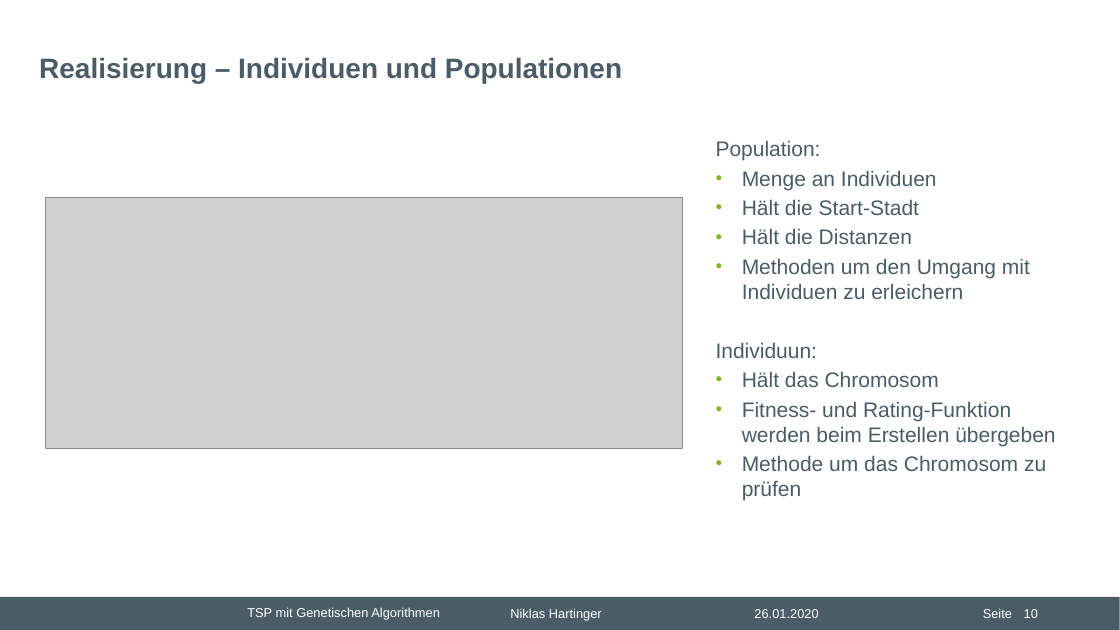
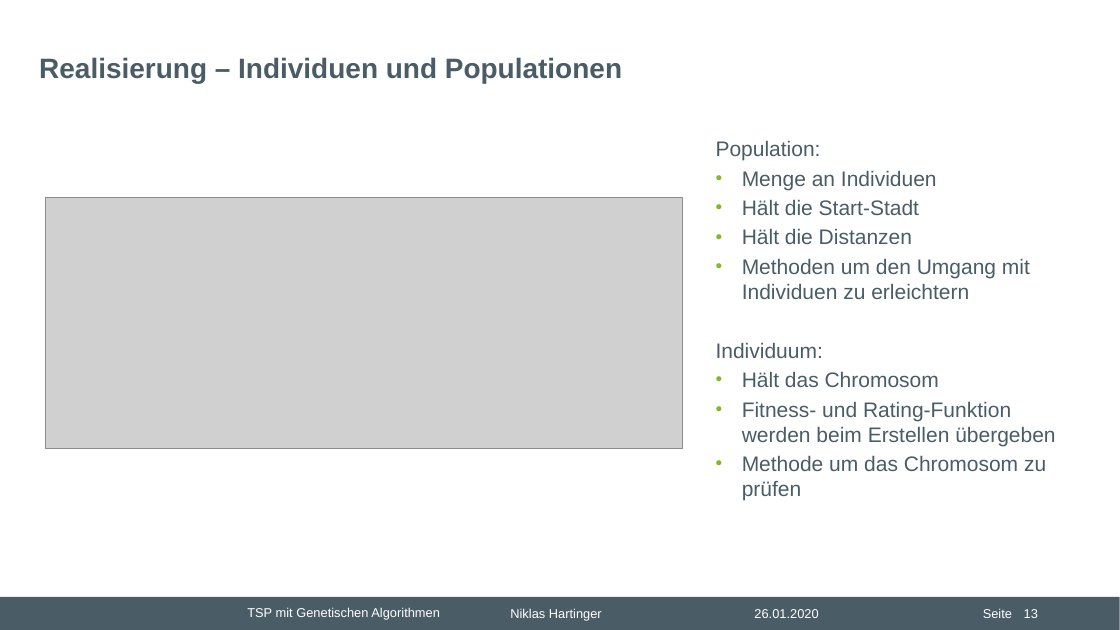
Before and after one commit to nhrt/Genetic-Algorithms, a slide deck: slide 13 of Projektvortrag/Präsentation Projektvortrag.pptx (slide 10 before the commit). Drawn at 1120x630 pixels with LibreOffice and Linux fonts; fonts in the diff are those of the drawing; grey boxes stand for pictures; background and template pictures are left out. Boxes give left, top, right and bottom in pixels: in the first picture for what was removed or moved away, otherwise in the second. Text is boxed around its words. In the diff, an @@ line names an element or a change of style, - is before the commit and + after.

```diff
--- a/Projektvortrag/Präsentation Projektvortrag.pptx
+++ b/Projektvortrag/Präsentation Projektvortrag.pptx
@@ text at [716,259,1030,358]: text changed @@
-  • Methoden um den Umgang mit Individuen zu erleichern
-  Individuun:
+  • Methoden um den Umgang mit Individuen zu erleichtern
+  Individuum:
@@ page number at [1024,609,1038,618]: text changed @@
-10
+13
```
Also in this commit, not shown: 11 other slides changed, 17 slides added, 6 slides removed, 14 other files.
